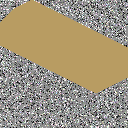
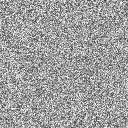
Layered file, before and after one edit (128 x 128). Changes by layer:
renamed "S" to "クリップボード #1", painted on it over <box>0,0,128,128</box>
removed layer "貼り付けられたレイヤー" (was soft light) over <box>0,0,128,128</box>
